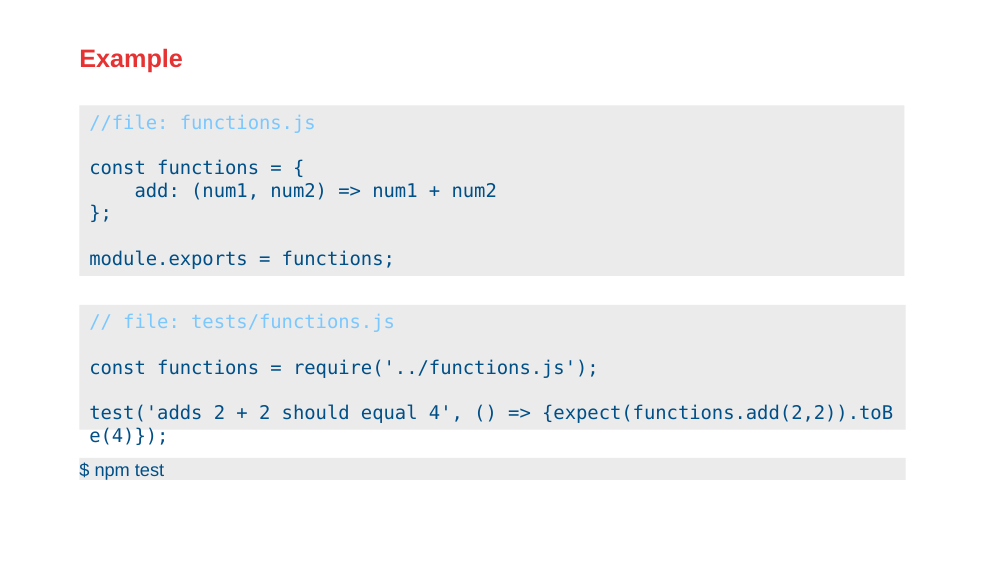
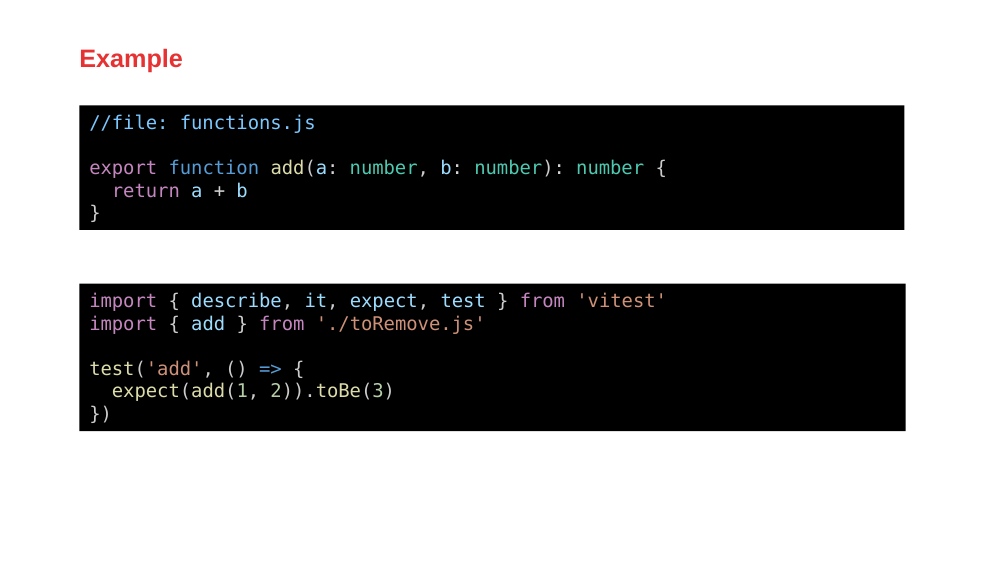
Before and after one commit to AMISConclusion/sig-typescript-unit-testing, a slide deck: slide 11 of typescript_unit_testing_with_vitest.pptx. Drawn at 1008x567 pixels with LibreOffice and Linux fonts; fonts in the diff are those of the drawing; background and template pictures are left out. Boxes give left, top, right and bottom in pixels: in the first picture for what was removed or moved away, otherwise in the second. Text is boxed around its words. In the diff, an @@ line names an element or a change of style, - is before the commit and + after.

Commit message:
Updated Vitest basics part of presentation

```diff
--- a/typescript_unit_testing_with_vitest.pptx
+++ b/typescript_unit_testing_with_vitest.pptx
@@ rectangle "//file: functions.js" at (x1=80, y1=106, x2=904, y2=231): fill #EBEBEB to #000000 @@
@@ rectangle "//file: functions.js" resized from (x1=80, y1=106, x2=904, y2=276) to (x1=80, y1=106, x2=904, y2=231) @@
@@ text in rectangle at (x1=89, y1=159, x2=644, y2=198): text changed; text colour #004F87 to #4EC9B0 @@
-const functions = {
-add: (num1, num2) => num1 + num2
-};
-module.exports = functions;
+export function add(a: number, b: number): number {
+return a + b
+}
@@ rectangle "import { describe, it, expect, ..." resized from (x1=80, y1=305, x2=906, y2=430) to (x1=80, y1=283, x2=906, y2=430) @@
@@ rectangle "import { describe, it, expect, ..." at (x1=80, y1=283, x2=906, y2=430): fill #EBEBEB to #000000 @@
@@ text in rectangle at (x1=89, y1=292, x2=667, y2=401): text changed; text colour #004F87 to #CE9178 @@
-// file: tests/functions.js
-const functions = require('../functions.js');
-test('adds 2 + 2 should equal 4', () => {expect(functions.add(2,2)).toBe(4)});
+import { describe, it, expect, test } from 'vitest'
+import { add } from './toRemove.js'
+test('add', () => {
+expect(add(1, 2)).toBe(3)
+})
@@ rectangle removed at (x1=80, y1=458, x2=906, y2=480) @@
-$ npm test
```
Also in this commit, not shown: 6 other slides changed, 1 slide added, 26 slides removed.
